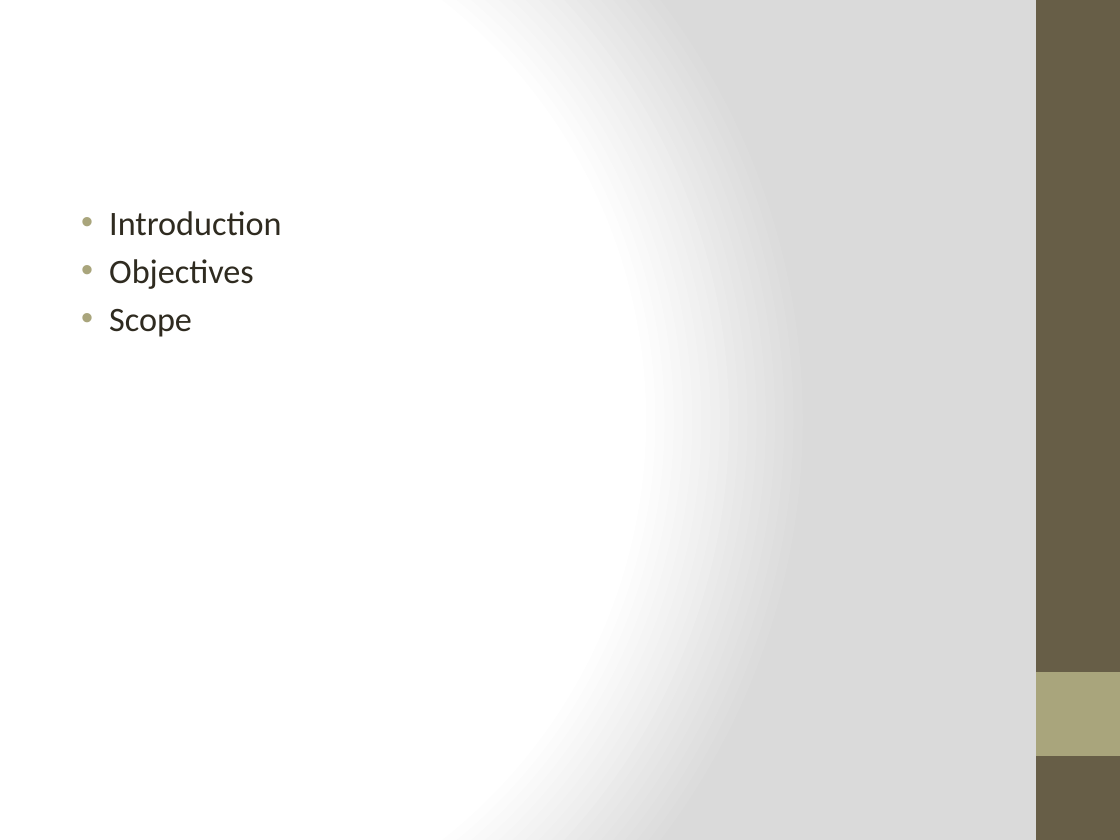
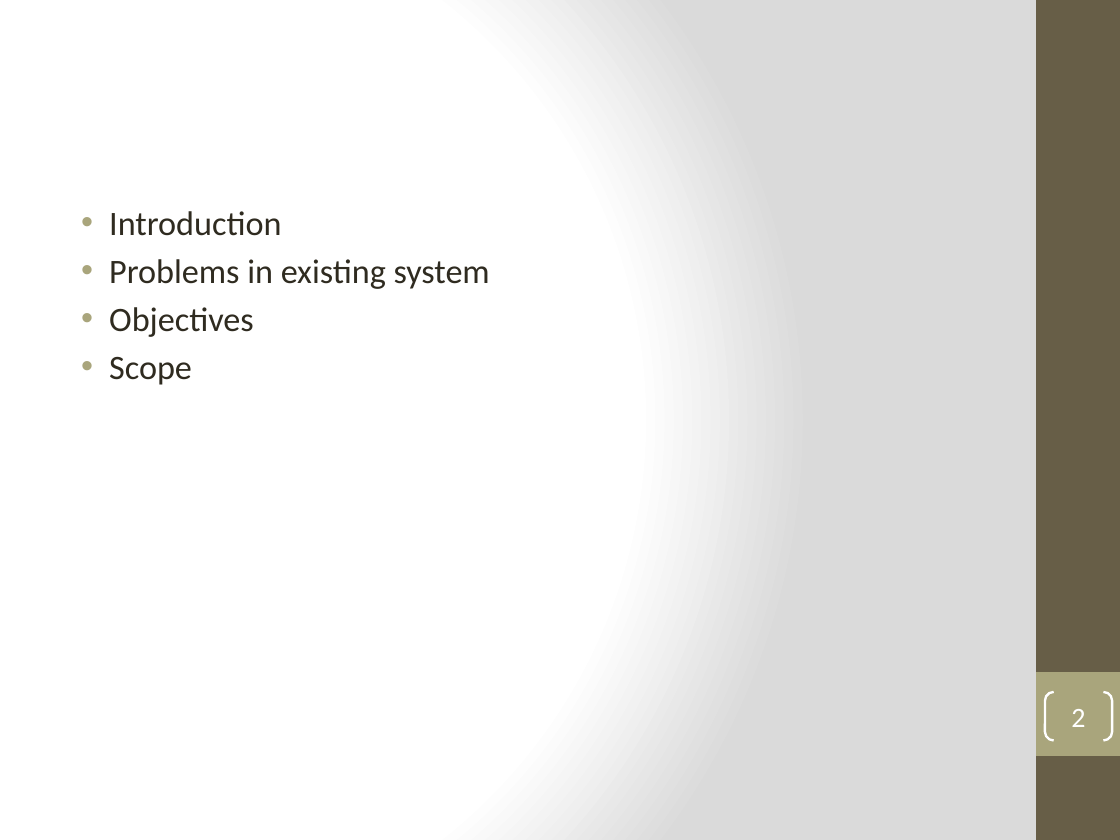
Before and after one commit to henryph/vba_project, a slide deck: slide 2 of Real-time Speaker Recognizer - Oral Examination.pptx. Drawn at 1120x840 pixels with LibreOffice and Linux fonts; fonts in the diff are those of the drawing. Boxes give left, top, right and bottom in pixels: in the first picture for what was removed or moved away, otherwise in the second. Text is boxed around its words. In the diff, an @@ line names an element or a change of style, - is before the commit and + after.

```diff
--- a/Real-time Speaker Recognizer - Oral Examination.pptx
+++ b/Real-time Speaker Recognizer - Oral Examination.pptx
@@ text at (109,259,490,289): paragraph added @@
+• Problems in existing system
@@ page number added at (1045,692,1112,740), outline #FFFFFF 1.5 pt, 18 pt, text #FFFFFF @@
+2
```
Also in this commit, not shown: 8 other slides changed, 7 slides added, 1 slide removed, 1 other file.
